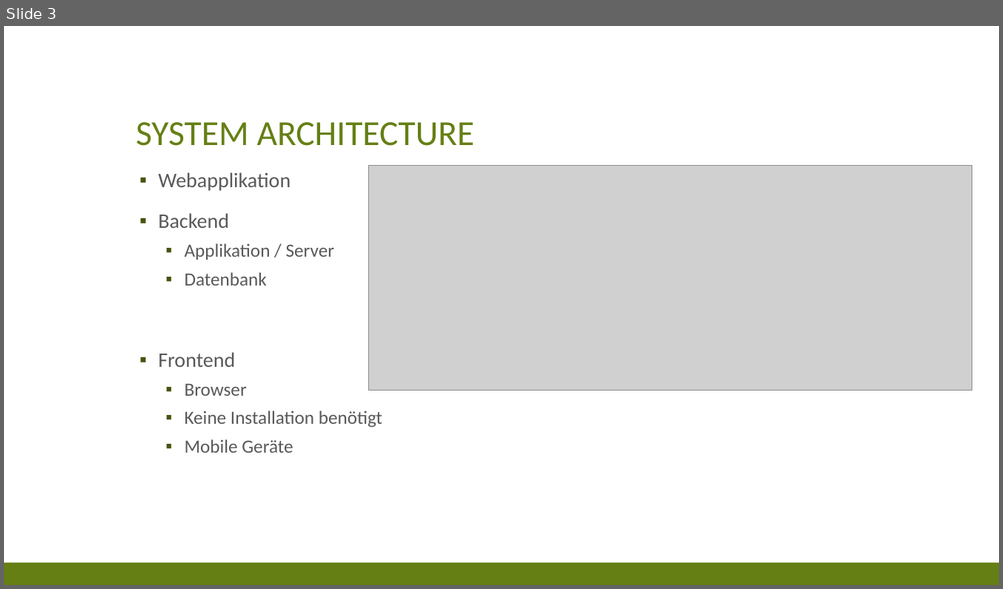
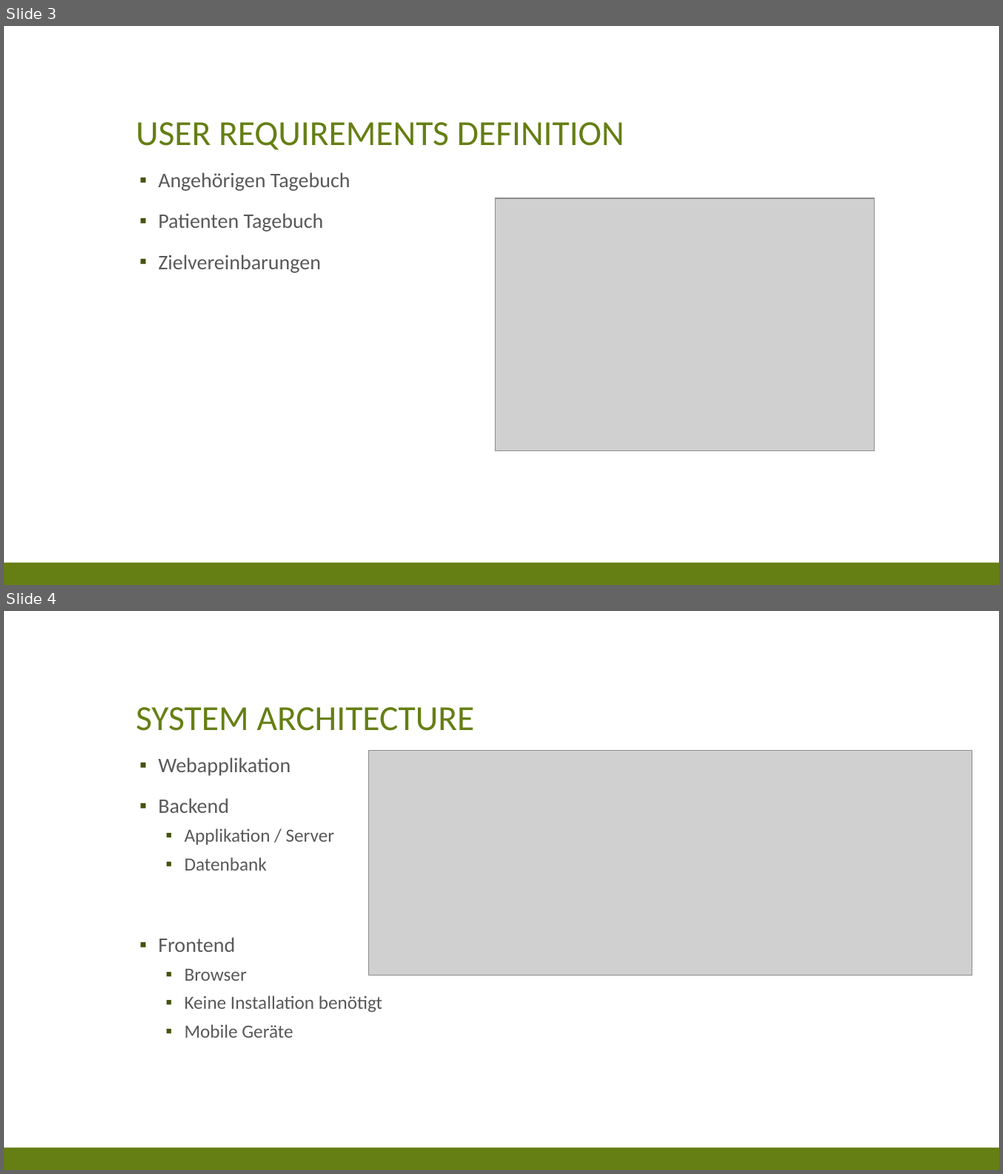
Before and after one commit to res13/ch.bfh.bti7081.s2018.white, a slide deck: doc/task02/Presentation_2.pptx. Shown one above the other, each under a label of ours: slide 3 before the commit, slides 3 and 4 after it. The pictures are 1003x589 and 1003x1174 pixels, drawn with LibreOffice and Linux fonts; fonts in the diff are those of the drawing; grey boxes stand for pictures. Boxes give left, top, right and bottom in pixels: in the first picture for what was removed or moved away, otherwise in the second. Text is boxed around its words. In the diff, an @@ line names an element or a change of style, - is before the commit and + after.

```diff
--- a/doc/task02/Presentation_2.pptx
+++ b/doc/task02/Presentation_2.pptx
@@ slide 3 added at [4, 26, 999, 585], background #FFFFFF; not listed: 1 template element that a slide beside it also shows @@
@@ title added at [136, 122, 624, 150], 34 pt, text #657F14 @@
+USER REQUIREMENTS DEFINITION
@@ text added at [158, 173, 350, 273], 20 pt, text #595959 @@
+▪ Angehörigen Tagebuch
+▪ Patienten Tagebuch
+▪ Zielvereinbarungen
@@ picture added at [495, 198, 875, 452] @@
@@ what was slide 3 is now slide 4 @@
```
Also in this commit, not shown: 1 slide changed.
